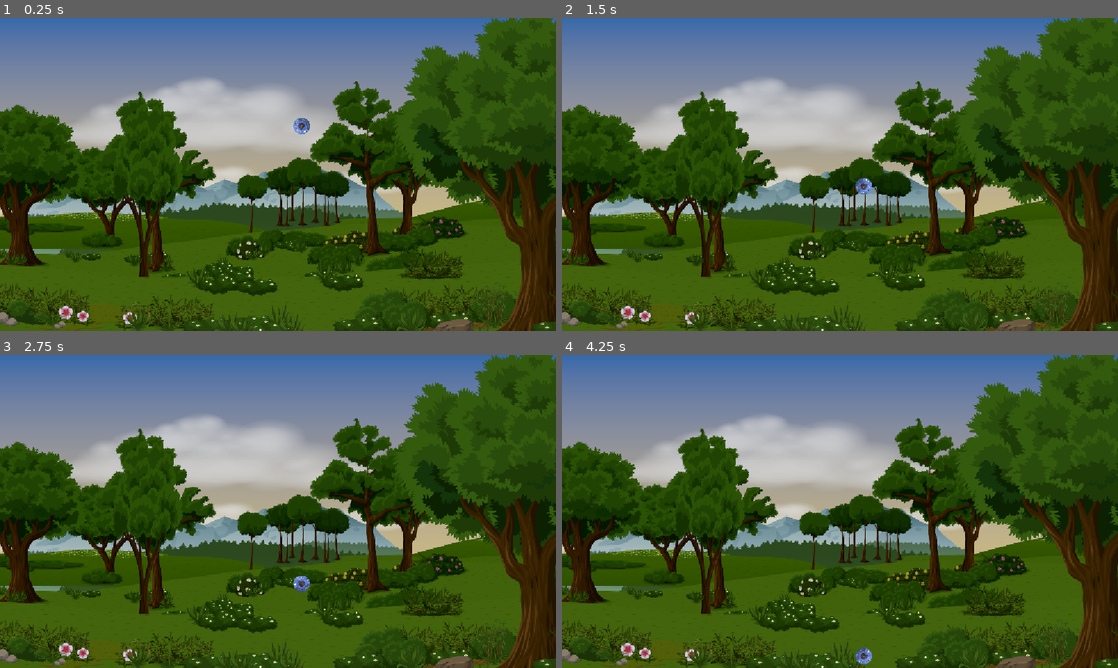
Above: before the commit, frames 1-4 (two rows, left to right).
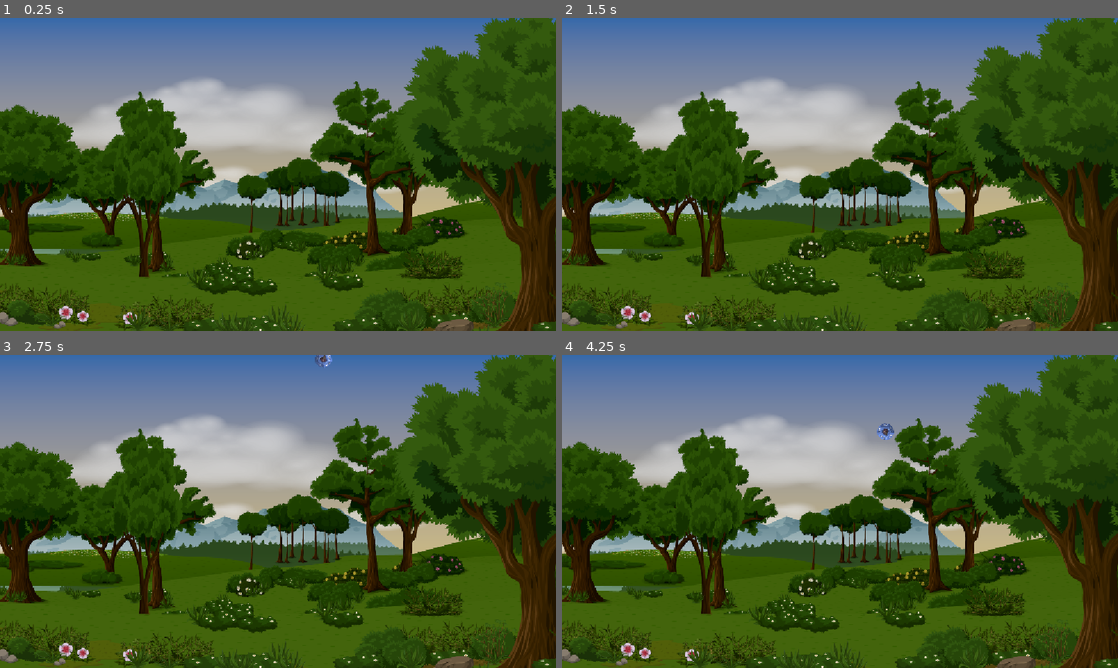
Above: after the commit, the same moments.

Repository: filipeAugusto99/DiceCatcher
Game: Godot game, scene res://Scenes/Game/Game.tscn
The game is run twice, just before and just after one commit, with the same random seed, the same clock (stepped at 60 frames per second) and the same inputs.
Inputs:
- Up to frame 1 (0.25 s): no input
- Up to frame 2 (1.5 s): no input
- Up to frame 3 (2.75 s): no input
- Up to frame 4 (4.25 s): no input

The runs differ from the first frame. In frame 1, 0.1% of the frame differs, in the area x 52-56%, y 32-38%; in frame 2, 0.1%; in frame 3, 0.2%; in frame 4, 0.2%, in the area x 52-60%, y 21-100%.

Commit message:
Spawn Dices

Diff:
--- a/Scenes/Dice/Dice.gd
+++ b/Scenes/Dice/Dice.gd
@@ -1,7 +1,7 @@
 extends Area2D
 
 
-class_name Dice
+class_name myDice
 
 
 # Constants
--- a/Scenes/Game/Game.gd
+++ b/Scenes/Game/Game.gd
@@ -2,6 +2,10 @@
 
 
 class_name Game
+
+
+const DICE = preload("uid://dqkcwymqyymme")
+const MARGIN: float = 80.0
 
 
 static var _vp_r: Rect2
@@ -12,7 +16,7 @@
 
 # Called when the node enters the scene tree for the first time.
 func _ready() -> void:
-	update()
+	update_vp()
 
 
 # Called every frame. 'delta' is the elapsed time since the previous frame.
@@ -20,9 +24,27 @@
 	pass
 
 
-func update() -> void:
+func update_vp() -> void:
 	_vp_r = get_viewport_rect()
+
+
+func spawn_dices() -> void:
+	var new_dice: myDice = DICE.instantiate()
+
+	var pos_x = randf_range(
+		_vp_r.position.x + MARGIN,
+		_vp_r.end.x - MARGIN
+	)
+
+	new_dice.position = Vector2(pos_x, -MARGIN)
+	new_dice.game_over.connect(_on_dice_game_over)
+
+	add_child(new_dice)
 
 
 func _on_dice_game_over() -> void:
 	print("Game Over")
+
+
+func _on_spawn_timer_timeout() -> void:
+	spawn_dices()
--- a/Scenes/Game/Game.tscn
+++ b/Scenes/Game/Game.tscn
@@ -2,7 +2,6 @@
 
 [ext_resource type="Texture2D" uid="uid://djjponsttwqfs" path="res://Assets/GemBg.png" id="1_rdw05"]
 [ext_resource type="Script" uid="uid://dd37yws3ngm1v" path="res://Scenes/Game/Game.gd" id="1_xbxml"]
-[ext_resource type="PackedScene" uid="uid://dqkcwymqyymme" path="res://Scenes/Dice/Dice.tscn" id="2_gwu2e"]
 
 [node name="Game" type="Node2D" unique_id=1436443246]
 script = ExtResource("1_xbxml")
@@ -13,7 +12,8 @@
 texture = ExtResource("1_rdw05")
 centered = false
 
-[node name="Dice" parent="." unique_id=1513680524 instance=ExtResource("2_gwu2e")]
-position = Vector2(625, 183)
+[node name="SpawnTimer" type="Timer" parent="." unique_id=1107011334]
+wait_time = 2.0
+autostart = true
 
-[connection signal="game_over" from="Dice" to="." method="_on_dice_game_over"]
+[connection signal="timeout" from="SpawnTimer" to="." method="_on_spawn_timer_timeout"]
